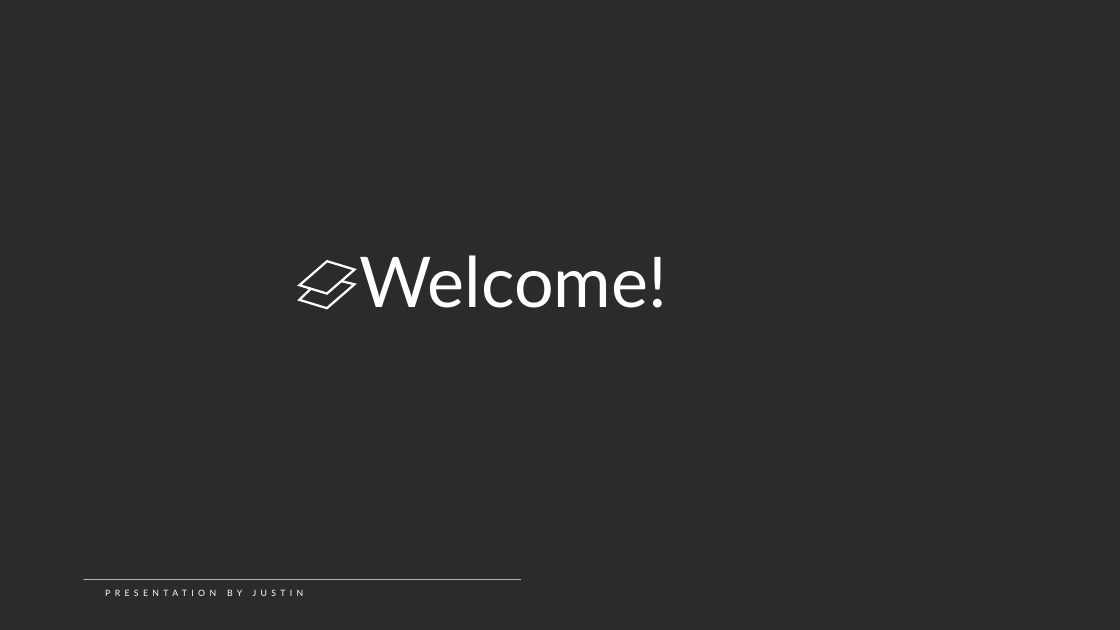
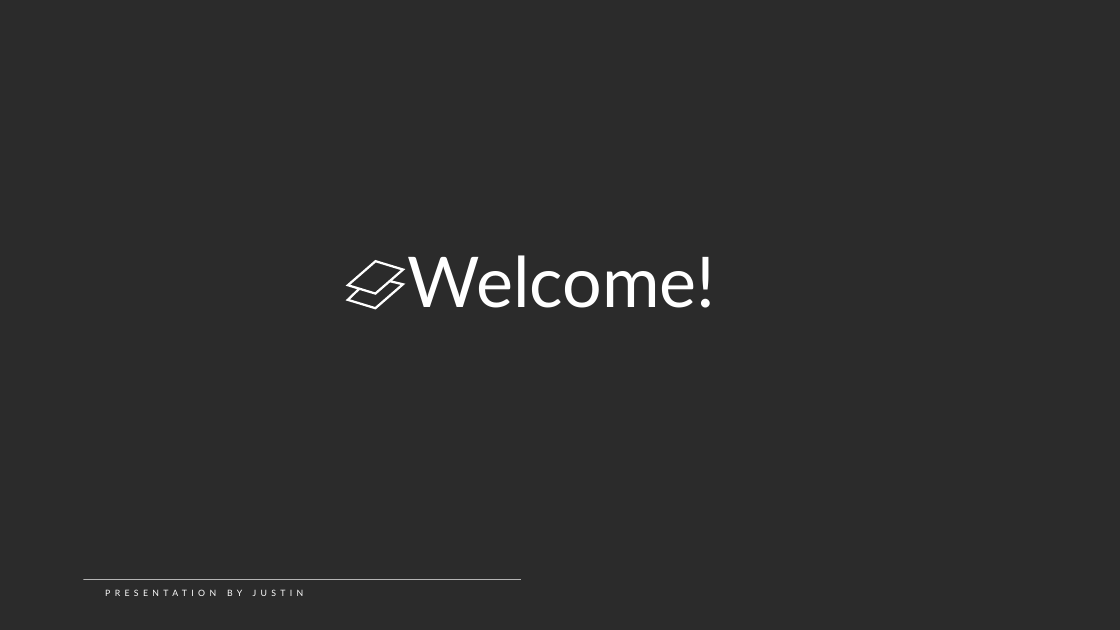
Before and after one commit to wilmer737/react-learning, a slide deck: slide 1 of tech_ppt.pptx. Drawn at 1120x630 pixels with LibreOffice and Linux fonts; fonts in the diff are those of the drawing; background and template pictures are left out; a plain dark background stands for a picture behind light text. Boxes give left, top, right and bottom in pixels: in the first picture for what was removed or moved away, otherwise in the second. Text is boxed around its words. In the diff, an @@ line names an element or a change of style, - is before the commit and + after.

```diff
--- a/tech_ppt.pptx
+++ b/tech_ppt.pptx
@@ text "Welcome!": place and size @@
-text "Welcome!" at [359, 255, 667, 308]
+text "Welcome!" at [408, 255, 716, 308]
@@ freeform shape: place and size @@
-freeform shape at [297, 260, 357, 310]
+freeform shape at [346, 260, 405, 310]
```
Also in this commit, not shown: 7 other slides changed, 1 other file.
